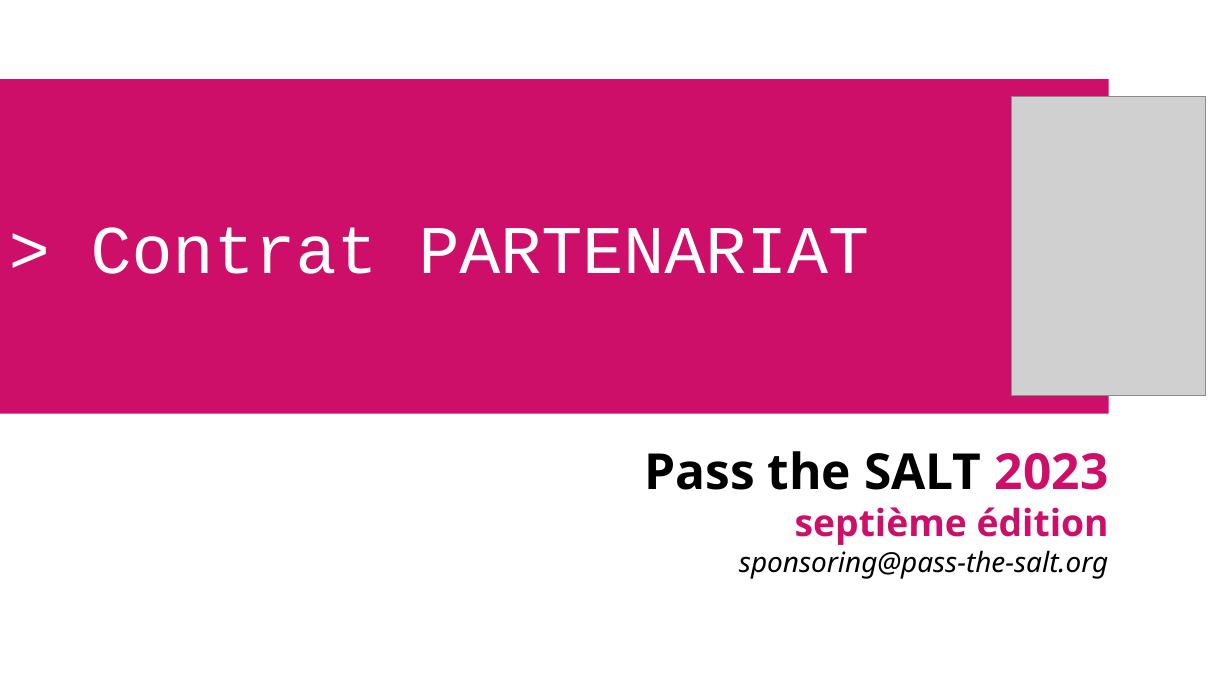
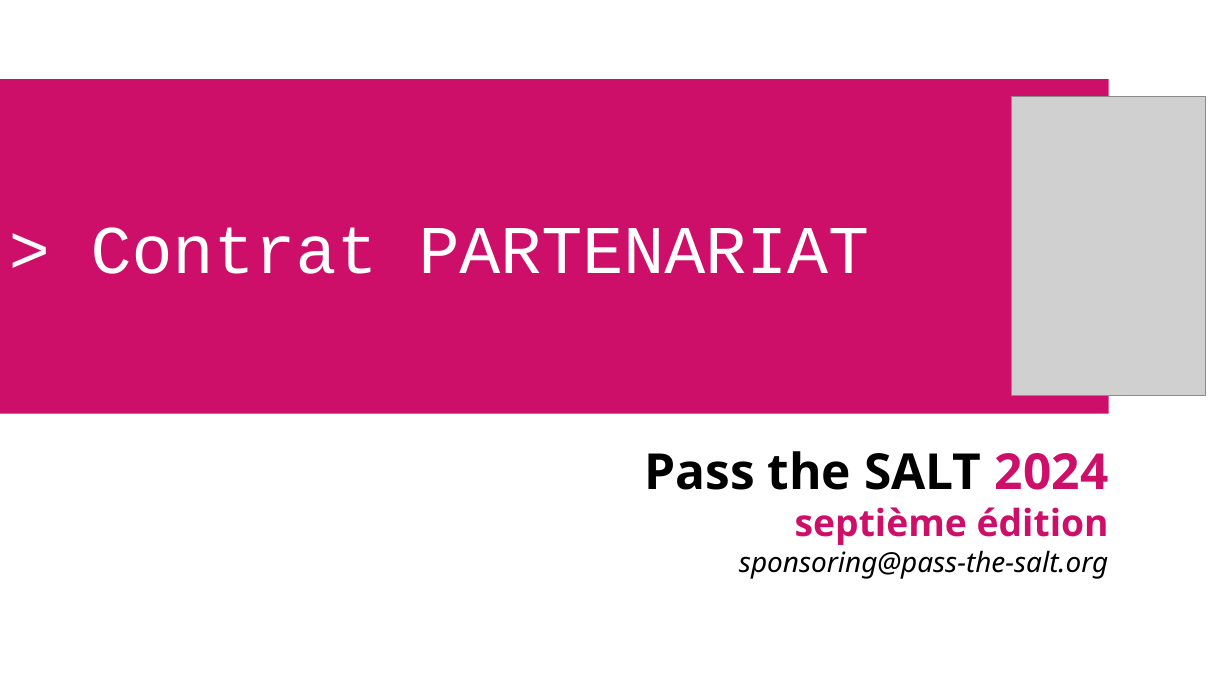
Before and after one commit to pass-the-salt/2024-communication, a slide deck: slide 1 of sponsoring/dossier-sponsoring-2024.odp. Drawn at 1232x693 pixels with LibreOffice and Linux fonts; fonts in the diff are those of the drawing; grey boxes stand for pictures; background and template pictures are left out. Boxes give left, top, right and bottom in pixels: in the first picture for what was removed or moved away, otherwise in the second. Text is boxed around its words. In the diff, an @@ line names an element or a change of style, - is before the commit and + after.

```diff
--- a/sponsoring/dossier-sponsoring-2024.odp
+++ b/sponsoring/dossier-sponsoring-2024.odp
@@ subtitle at (644, 451, 1109, 579): text changed @@
-Pass the SALT 2023
-septième édition
-sponsoring@pass-the-salt.org
+Pass the SALT 2024
+septième édition
+sponsoring@pass-the-salt.org
```
Also in this commit, not shown: 10 other files.
